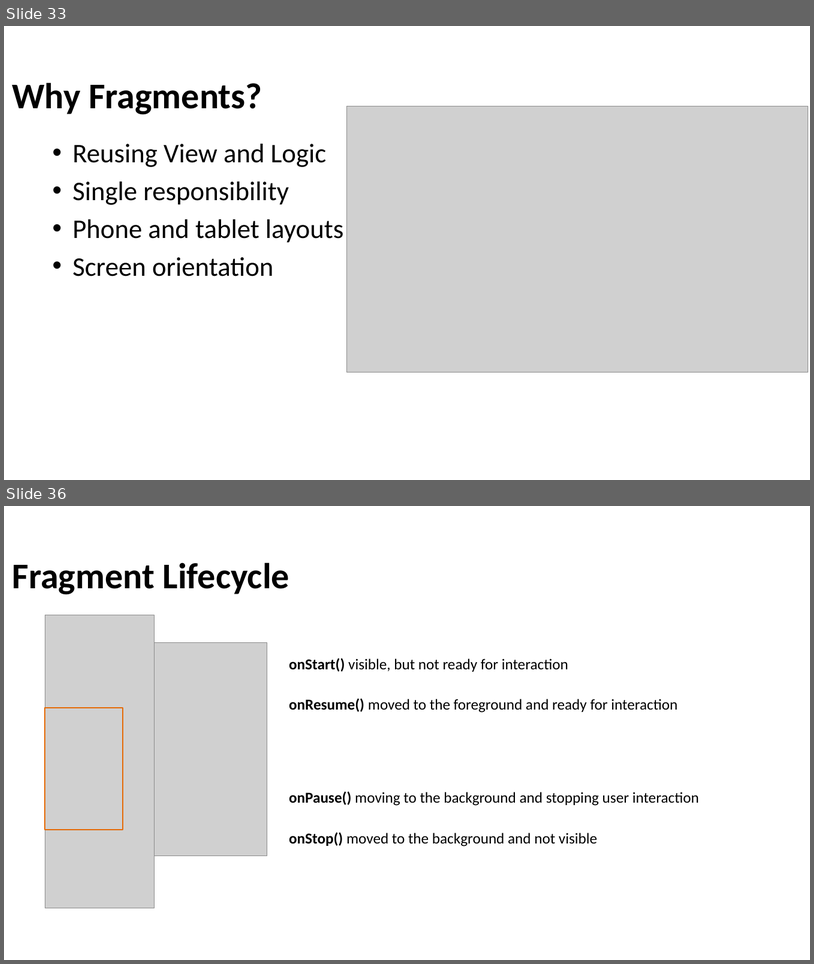
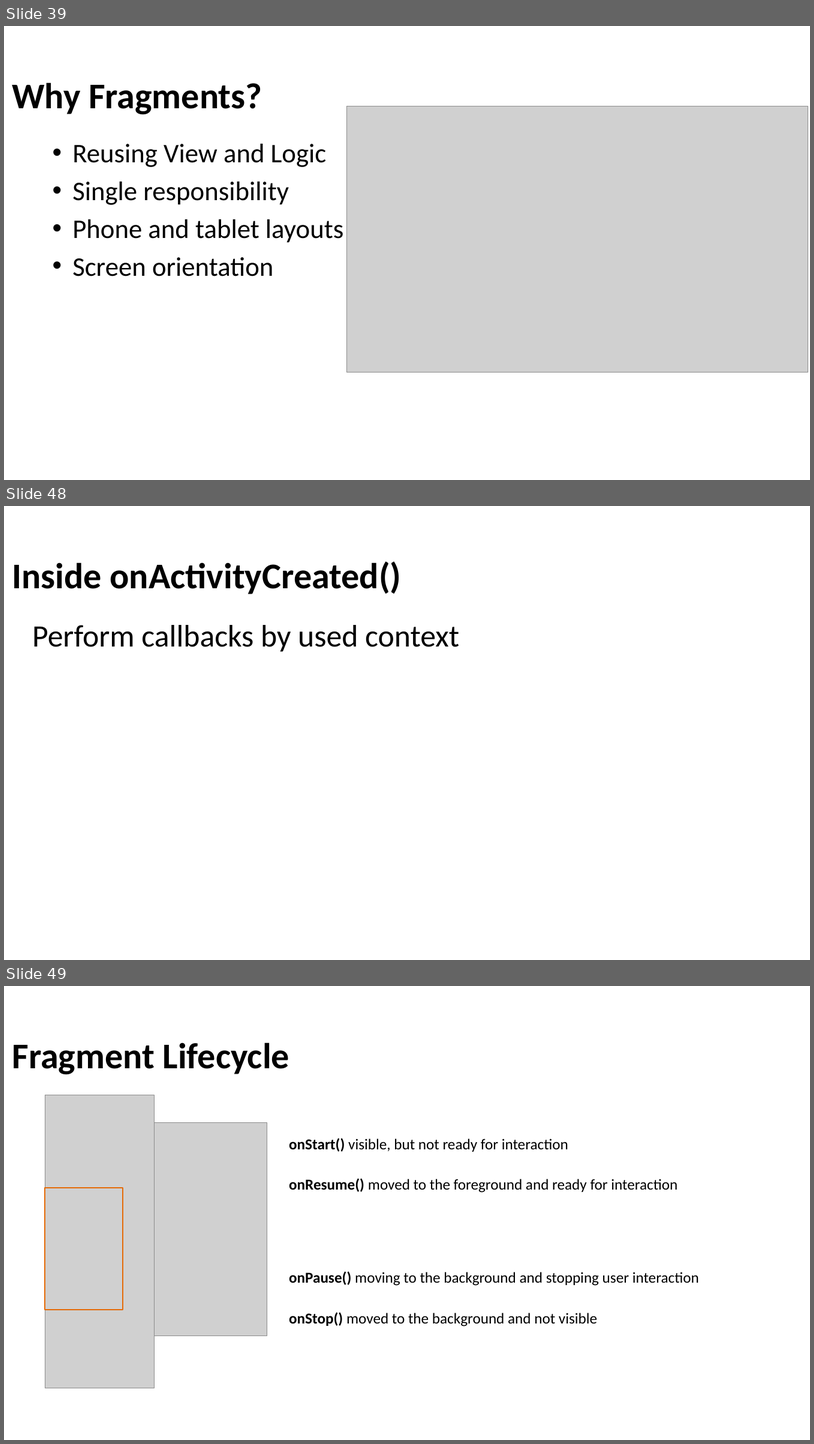
Before and after one commit to Batch-xx/Android-Lunch-Learn, a slide deck: slides/Android Studio_Activities_Fragments.pptx. Shown one above the other, each under a label of ours: slides 33 and 36 before the commit, slides 39, 48 and 49 after it; the slides between them are not shown. The pictures are 814x964 and 814x1444 pixels, drawn with LibreOffice and Linux fonts; fonts in the diff are those of the drawing; grey boxes stand for pictures; background and template pictures are left out. Boxes give left, top, right and bottom in pixels: in the first picture for what was removed or moved away, otherwise in the second. Text is boxed around its words. In the diff, an @@ line names an element or a change of style, - is before the commit and + after.

```diff
--- a/slides/Android Studio_Activities_Fragments.pptx
+++ b/slides/Android Studio_Activities_Fragments.pptx
@@ slide 48 added at bbox=[4, 506, 810, 960], background picture (left out) @@
@@ title added at bbox=[12, 561, 402, 594], 43 pt, text #000000, bold @@
+Inside onActivityCreated()
@@ text added at bbox=[32, 625, 459, 652], 37 pt, text #000000 @@
+  Perform callbacks by used context
@@ what was slide 33 is now slide 39 @@
@@ what was slide 36 is now slide 49 @@
```
Also in this commit, not shown: 9 slides changed, 18 other slides added, 4 slides removed, 1 other file.
